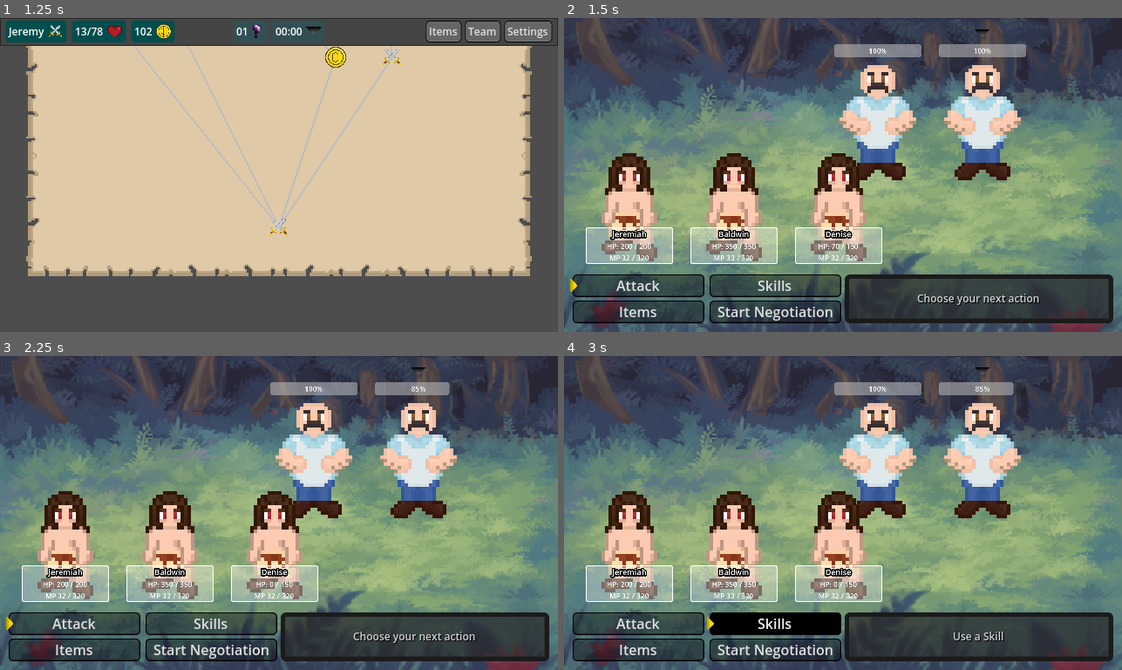
Above: before the commit, frames 1-4 (two rows, left to right).
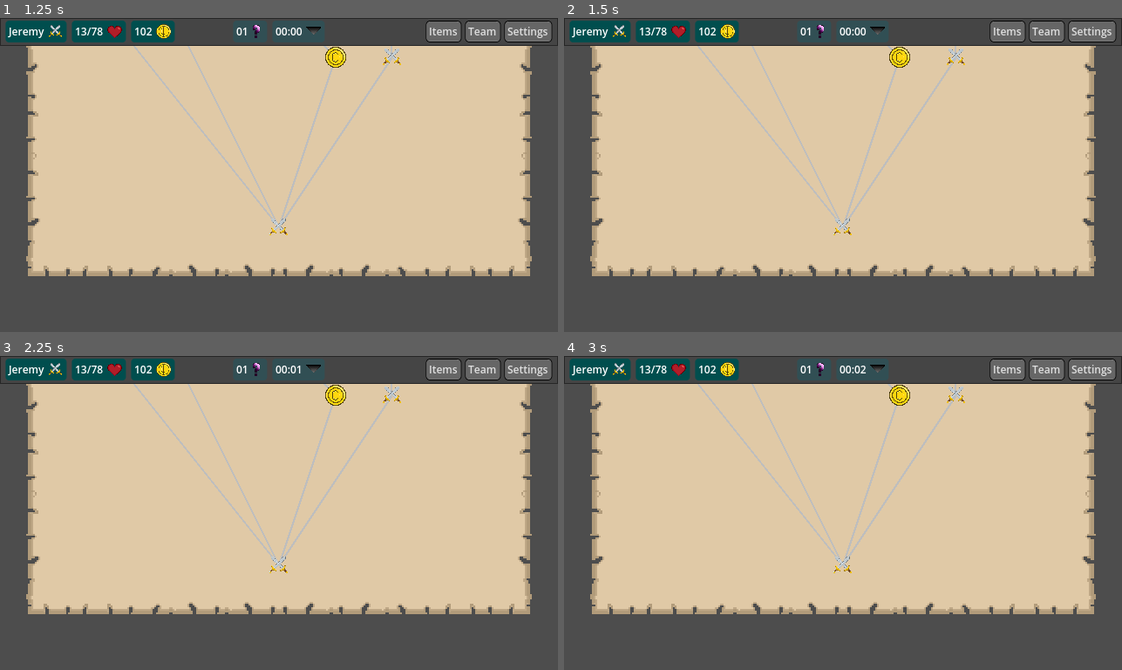
Above: after the commit, the same moments.

Repository: Willi-bot/GameProject
Game: Godot game, scene res://scenes/main_menu/main_menu.tscn
Same seed, same stepped clock (60 frames per second), same inputs: the game is played once before the commit and once after it.
Inputs (mouse positions are in pixels of both pictures, inside the frame that each line leads up to):
- Up to frame 1 (1.25 s): click "New Game" at 0.5 s
- Up to frame 2 (1.5 s): click (954, 55) at 1.27 s
- Up to frame 3 (2.25 s): click (72, 622) at 2 s, where only the run before the commit has a clickable "Attack"
- Up to frame 4 (3 s): click (776, 622) at 2.75 s, where only the run before the commit has a clickable "Skills"

Frame 1 is identical in both runs. In frame 2, 89% of the frame differs, in the area x 0-100%, y 0-100%; in frame 3, 89%; in frame 4, 90%.
Error in both runs: Invalid assignment of property or key 'visible' with value of type 'bool' on a base object of type 'null instance'. (res://scenes/main_menu/main_menu.gd:10)

Commit message:
Add working skill overlay

Diff:
--- a/gameproject/scenes/battle/battle.tscn
+++ b/gameproject/scenes/battle/battle.tscn
@@ -108,6 +108,16 @@
 theme = ExtResource("2_7y84o")
 text = "Start Negotiation"
 
+[node name="SkillMenu" type="CanvasLayer" parent="MenuBox/ButtonBox"]
+visible = false
+
+[node name="SkillBox" type="PanelContainer" parent="MenuBox/ButtonBox/SkillMenu"]
+theme_override_styles/panel = SubResource("StyleBoxFlat_r6fn2")
+
+[node name="SkillContainer" type="GridContainer" parent="MenuBox/ButtonBox/SkillMenu/SkillBox"]
+layout_mode = 2
+columns = 4
+
 [node name="PanelContainer" type="PanelContainer" parent="MenuBox"]
 layout_mode = 2
 size_flags_horizontal = 3
--- a/gameproject/scenes/battle/battle_manager.gd
+++ b/gameproject/scenes/battle/battle_manager.gd
@@ -8,6 +8,12 @@
 @onready var neg_button : Button = $MenuBox/ButtonBox/RightSide/NegButton
 
 @onready var info_text : Label = $MenuBox/PanelContainer/InfoText
+
+@onready var skill_menu : CanvasLayer = $MenuBox/ButtonBox/SkillMenu
+@onready var skill_box : PanelContainer = $MenuBox/ButtonBox/SkillMenu/SkillBox
+
+@onready var skill_resource : Resource = preload("res://scenes/entities/skill.gd")
+@onready var skill_button_resource : Resource = preload("res://scenes/battle/skill_button.gd")
 
 @onready var select_icon: TextureRect = $SelectIcon
 @onready var target_icon : TextureRect = $TargetIcon
@@ -72,6 +78,11 @@
 
 	# select target cursor
 	adjust_select_icon(attack_button)
+
+	skill_box.size = $MenuBox.size
+	skill_box.size.x = skill_box.size.x / 2.
+	skill_box.position = $MenuBox.position
+
 
 	current_turn = all_battlers[current_turn_idx]
 	_update_turn()
@@ -147,8 +158,42 @@
 
 
 func _choose_skill() -> void:
-	print("Choosing a skill")
-
+	var list_of_skills = get_skills(current_turn)
+
+	var i = 0
+	for skill in list_of_skills:
+		var new_button = SkillButton.new()
+		new_button.skill_resource = skill
+		new_button.text = skill.name
+		new_button.size_flags_horizontal = Control.SIZE_EXPAND_FILL
+		new_button.size_flags_vertical = Control.SIZE_EXPAND_FILL
+		new_button.pressed.connect(Callable(new_button, "_on_button_pressed").bind(enemy_battlers[selected_target]))
+		skill.turn_ended.connect(_next_turn)
+
+		$MenuBox/ButtonBox/SkillMenu/SkillBox/SkillContainer.add_child(new_button)
+		i += 1
+
+	while i < 8:
+		var invisible_button = Control.new()
+		invisible_button.size_flags_horizontal = Control.SIZE_EXPAND_FILL
+		invisible_button.size_flags_vertical = Control.SIZE_EXPAND_FILL
+		$MenuBox/ButtonBox/SkillMenu/SkillBox/SkillContainer.add_child(invisible_button)
+		i += 1
+
+	skill_menu.visible = true
+
+
+func get_skills(character) -> Array[Skill]:
+	var skill1 = skill_resource.new()
+	skill1.name = "Fire"
+
+	var skill2 = skill_resource.new()
+	skill2.name = "Heal"
+
+	var skill3 = skill_resource.new()
+	skill3.name = "Ball"
+
+	return [skill1, skill2, skill3]
 
 
 func _choose_item() -> void:
@@ -193,6 +238,12 @@
 		attack_button.hide()
 		select_icon.hide()
 
+	# clear and hide skill menu
+	for n in $MenuBox/ButtonBox/SkillMenu/SkillBox/SkillContainer.get_children():
+		$MenuBox/ButtonBox/SkillMenu/SkillBox/SkillContainer.remove_child(n)
+		n.queue_free()
+	skill_menu.visible = false
+
 	current_turn.start_turn()
 
 
--- /dev/null
+++ b/gameproject/scenes/battle/skill_button.gd
@@ -0,0 +1,22 @@
+extends Button
+class_name SkillButton
+
+
+@export var skill_resource: Resource
+
+
+# Called when the node enters the scene tree for the first time.
+func _ready() -> void:
+	pass
+
+
+# Called every frame. 'delta' is the elapsed time since the previous frame.
+func _process(delta: float) -> void:
+	pass
+
+
+func _on_button_pressed(target):
+	# Execute logic based on the associated resource
+	if skill_resource:
+		print("Executing move:", skill_resource.name)
+		skill_resource.start_attacking(target)
--- a/gameproject/scenes/entities/base_entity.gd
+++ b/gameproject/scenes/entities/base_entity.gd
@@ -13,6 +13,7 @@
 @export var current_hp : int
 @export var damage : int
 @export var agility : int
+@export var skills : Array[Resource] = []
 
 signal turn_ended
 signal health_changed
--- a/gameproject/scenes/entities/enemy_entity.tscn
+++ b/gameproject/scenes/entities/enemy_entity.tscn
@@ -12,6 +12,7 @@
 current_hp = 0
 damage = 0
 agility = 0
+skills = Array[Resource]([])
 
 [node name="EnemyEntity" type="Node2D" groups=["EnemyEntity"]]
 scale = Vector2(0.5, 0.5)
--- a/gameproject/scenes/entities/player_entity.tscn
+++ b/gameproject/scenes/entities/player_entity.tscn
@@ -12,6 +12,7 @@
 current_hp = 0
 damage = 0
 agility = 0
+skills = Array[Resource]([])
 
 [sub_resource type="StyleBoxFlat" id="StyleBoxFlat_efpqj"]
 bg_color = Color(1, 1, 1, 0.329412)
--- /dev/null
+++ b/gameproject/scenes/entities/skill.gd
@@ -0,0 +1,13 @@
+extends Resource
+class_name Skill
+
+
+@export var name: String
+
+signal turn_ended
+
+func start_attacking(enemy_target : Node2D) -> void:
+	print("doing alot of damage")
+	var damage = randi_range(20, 100)
+	enemy_target.entity.be_damaged(damage)
+	turn_ended.emit()
